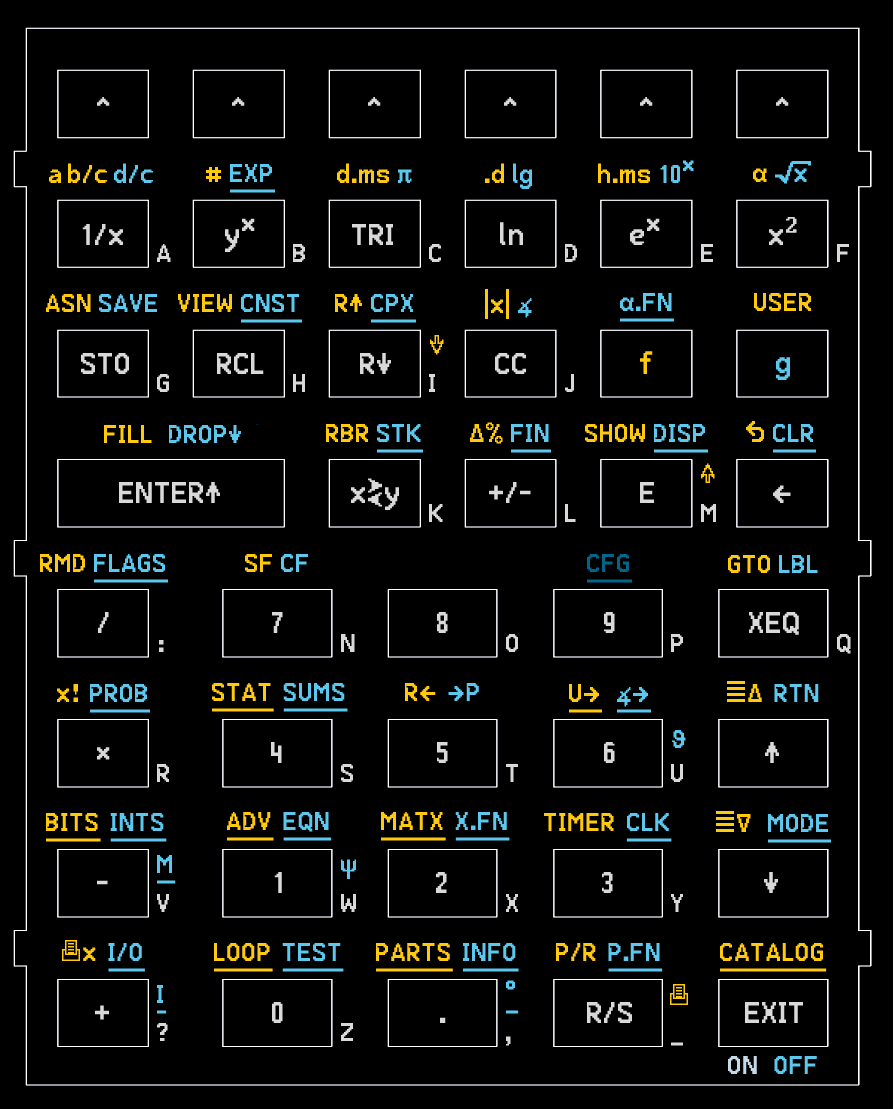
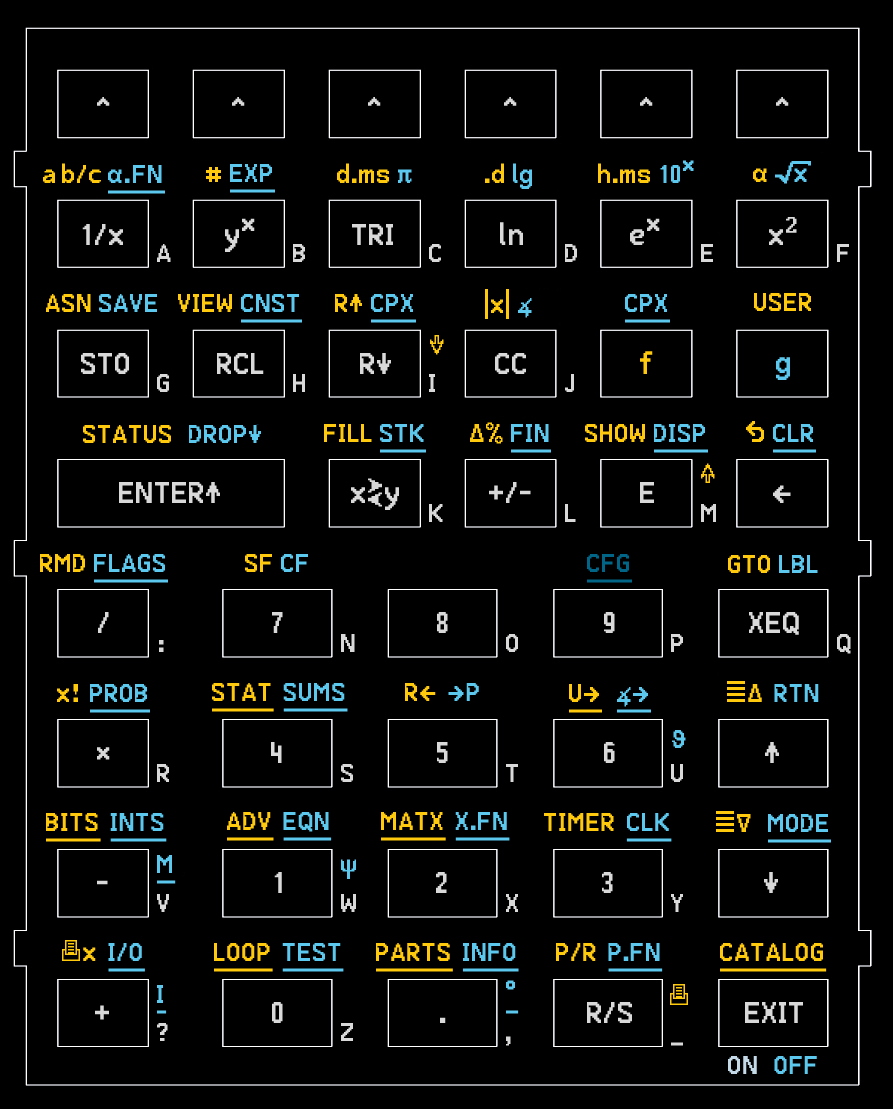
Before/after of a 894 × 1109 layered artwork. What changed in the layer stack:
painted on "Key 1/x fg" over bbox(43, 163, 165, 194)
painted on "Key f g" over bbox(620, 293, 674, 323)
painted on "Key ENTER fg" over bbox(83, 425, 261, 443)
painted on "Key x⇄y fg" over bbox(324, 424, 426, 453)
